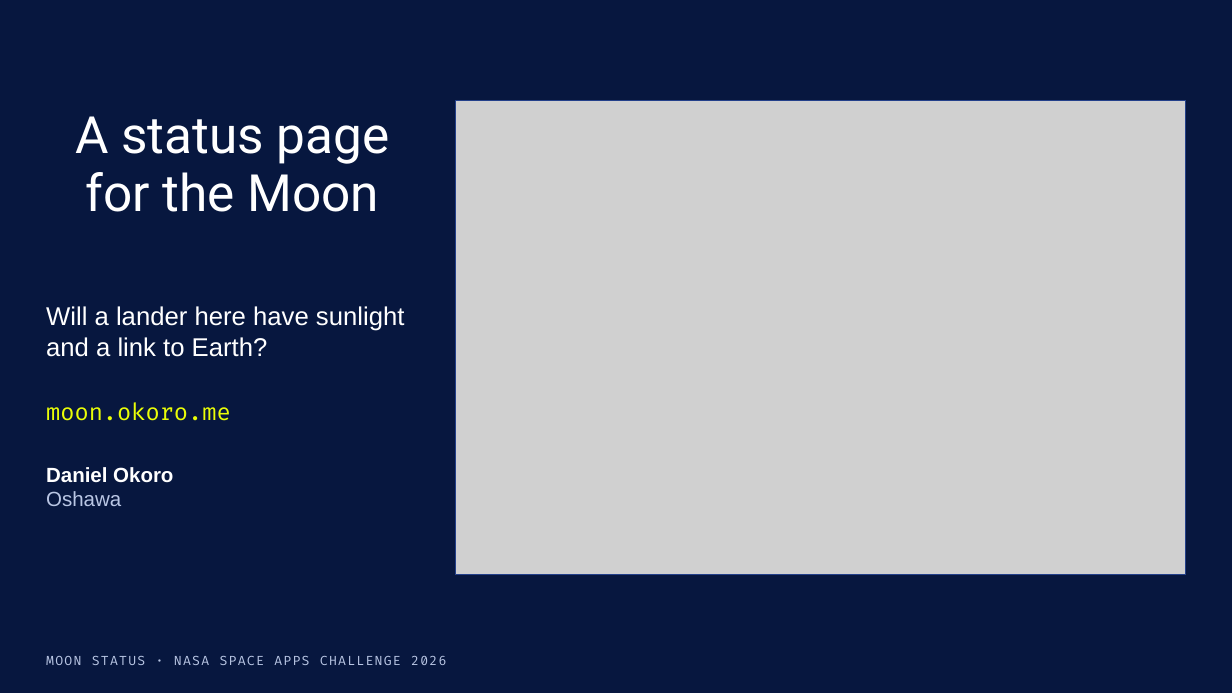
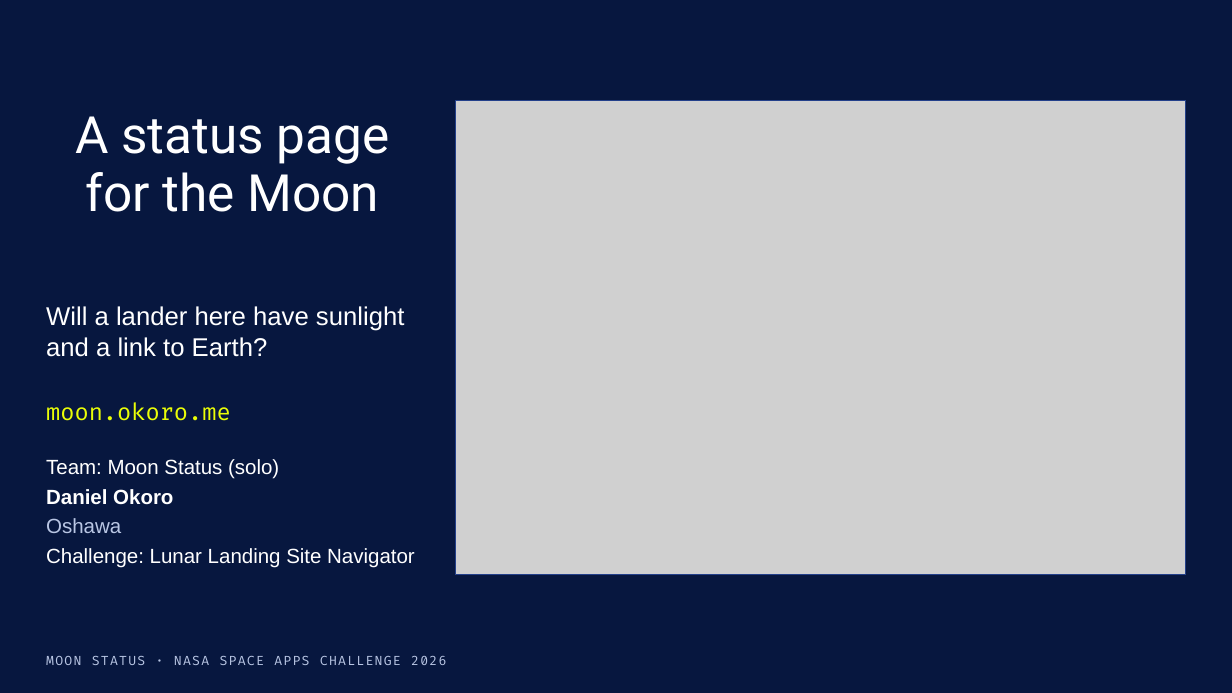
Before and after one commit to dan-od/lunar-landing, a slide deck: slide 1 of docs/demo/moon-status-demo.pptx. Drawn at 1232x693 pixels with LibreOffice and Linux fonts; fonts in the diff are those of the drawing; grey boxes stand for pictures. Boxes give left, top, right and bottom in pixels: in the first picture for what was removed or moved away, otherwise in the second. Text is boxed around its words. In the diff, an @@ line names an element or a change of style, - is before the commit and + after.

Commit message:
Demo deck slide 1: Team: Moon Status (solo), Daniel Okoro, Challenge: Lunar Landing Site Navigator; PDF rebuilt

```diff
--- a/docs/demo/moon-status-demo.pptx
+++ b/docs/demo/moon-status-demo.pptx
@@ text at box(46, 402, 231, 533): less space between paragraphs; more space between paragraphs @@
@@ text at box(46, 459, 279, 479): paragraph added @@
+Team: Moon Status (solo)
@@ text at box(46, 548, 415, 568): paragraph added @@
+Challenge: Lunar Landing Site Navigator
```
Also in this commit, not shown: 1 other file.
